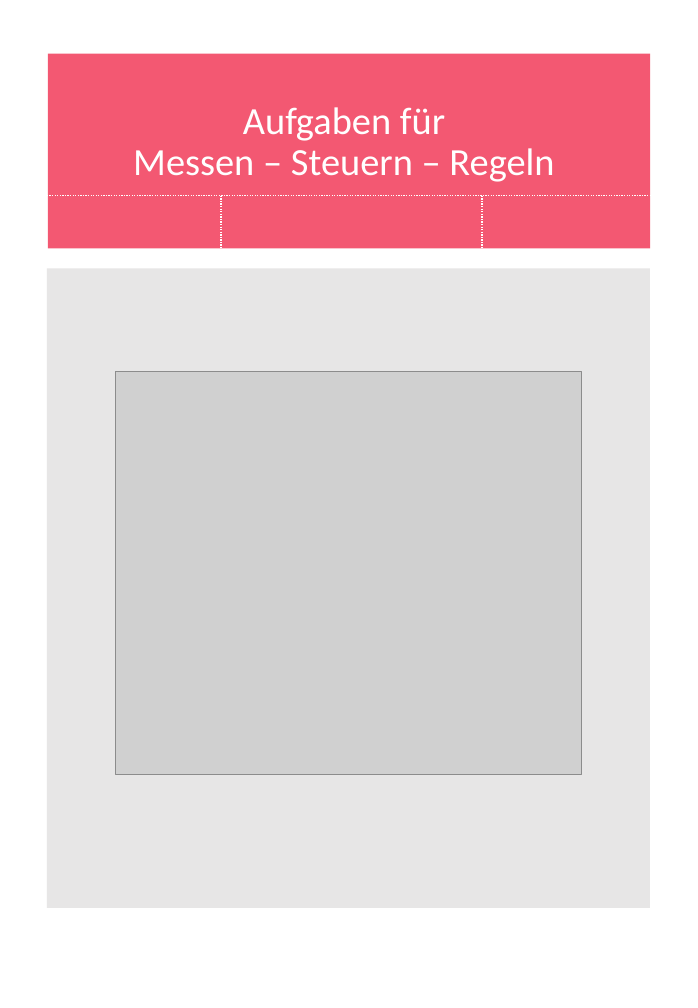
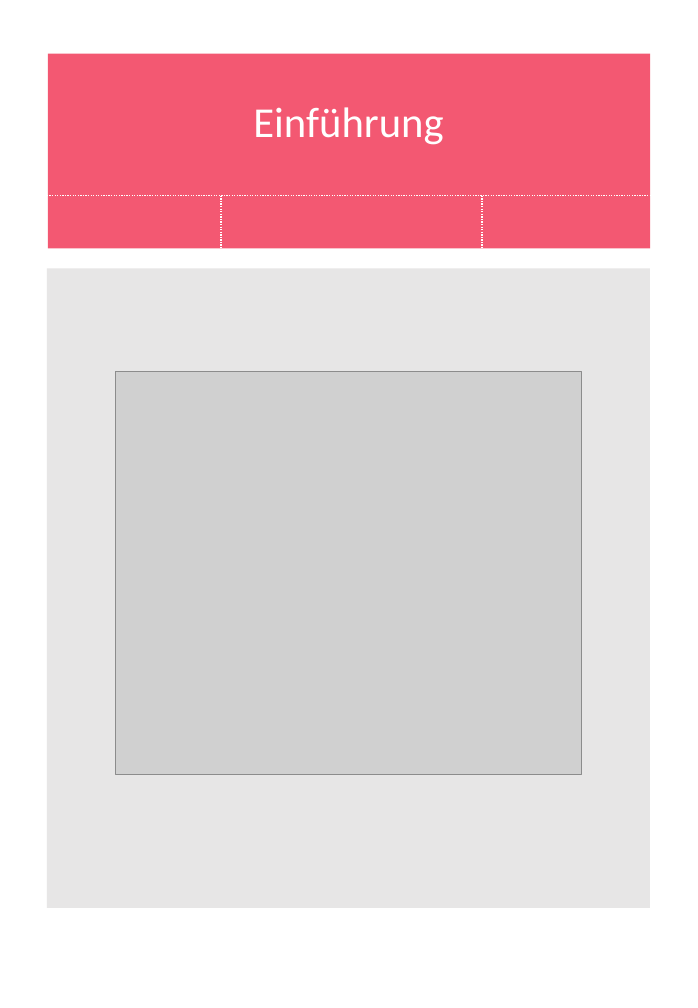
Before and after one commit to macim0/KISS_MINT, a slide deck: slide 1 of Einfuerung/ChallengeCart-Einfuerung.pptx. Drawn at 698x1008 pixels with LibreOffice and Linux fonts; fonts in the diff are those of the drawing; grey boxes stand for pictures; background and template pictures are left out. Boxes give left, top, right and bottom in pixels: in the first picture for what was removed or moved away, otherwise in the second. Text is boxed around its words. In the diff, an @@ line names an element or a change of style, - is before the commit and + after.

Commit message:
einführung

```diff
--- a/Einfuerung/ChallengeCart-Einfuerung.pptx
+++ b/Einfuerung/ChallengeCart-Einfuerung.pptx
@@ title at (x1=253, y1=107, x2=443, y2=145): text changed; size 29.7 to 33 pt @@
-Aufgaben für
-Messen – Steuern – Regeln
+Einführung
```
Also in this commit, not shown: 1 other file.
